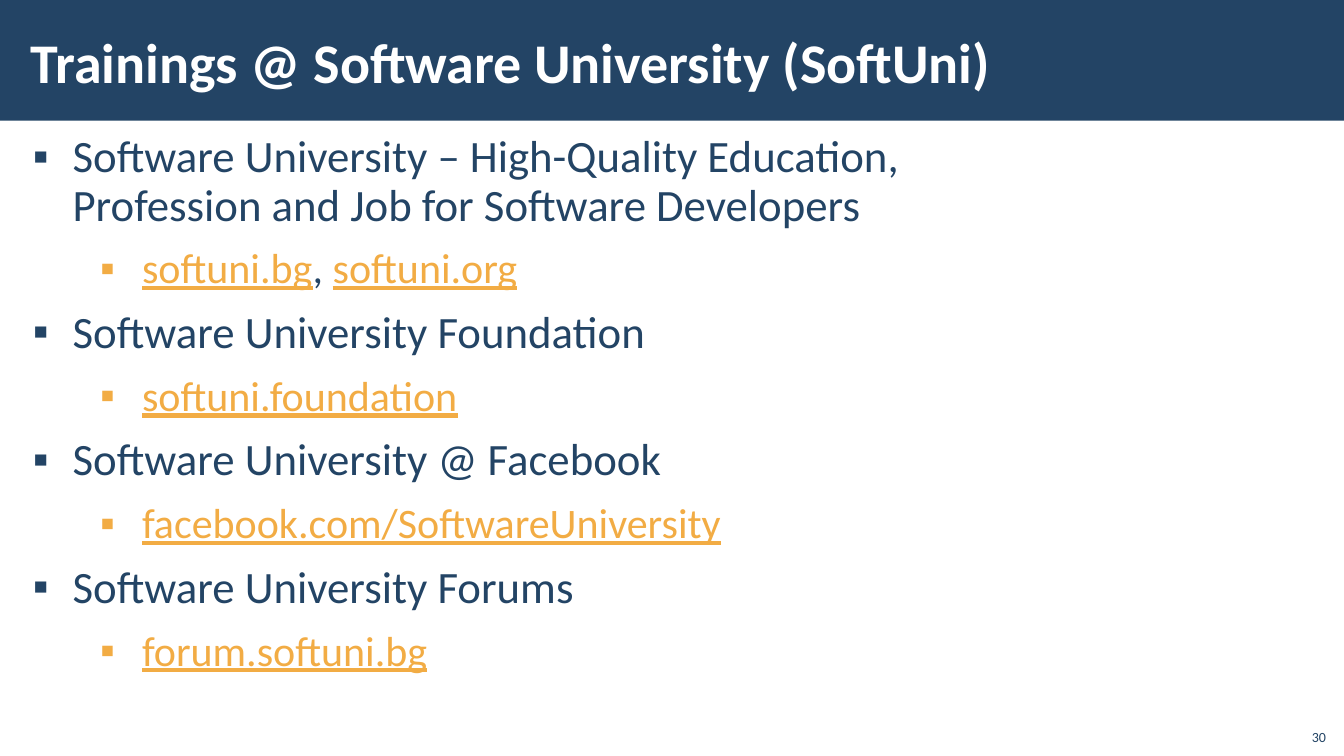
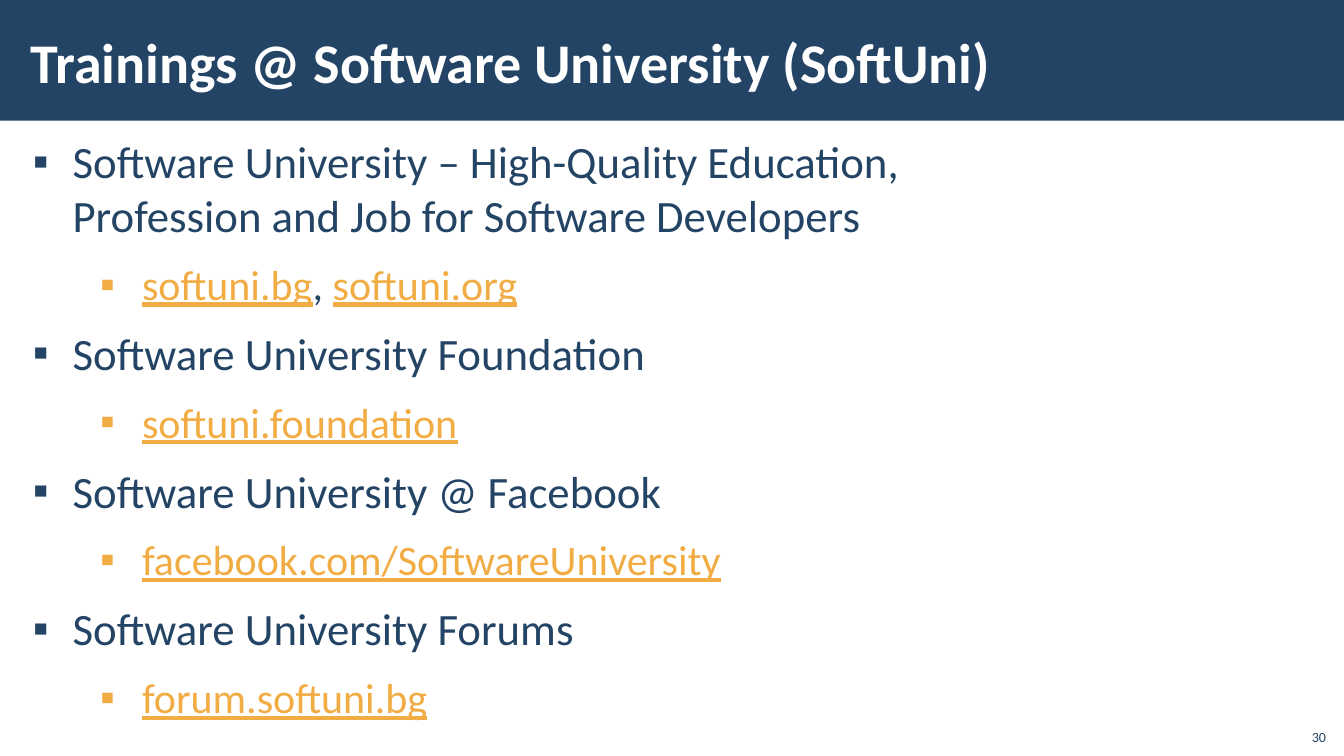
Before and after one commit to slazeRnet/JavaScript, a slide deck: slide 30 of JS Core/JS Applications/08-routing/lab/08. JS-Applications-Routing-and-Architecture.pptx. Drawn at 1344x756 pixels with LibreOffice and Linux fonts; fonts in the diff are those of the drawing; background and template pictures are left out. Boxes give left, top, right and bottom in pixels: in the first picture for what was removed or moved away, otherwise in the second. Text is boxed around its words. In the diff, an @@ line names an element or a change of style, - is before the commit and + after.

```diff
--- a/JS Core/JS Applications/08-routing/lab/08. JS-Applications-Routing-and-Architecture.pptx
+++ b/JS Core/JS Applications/08-routing/lab/08. JS-Applications-Routing-and-Architecture.pptx
@@ text "Software University – High-Quality Education, ..." at bbox=[73, 147, 898, 720]: line spacing 0.9 to 1 @@
```
Also in this commit, not shown: 1 other slide changed, 4 other files.
